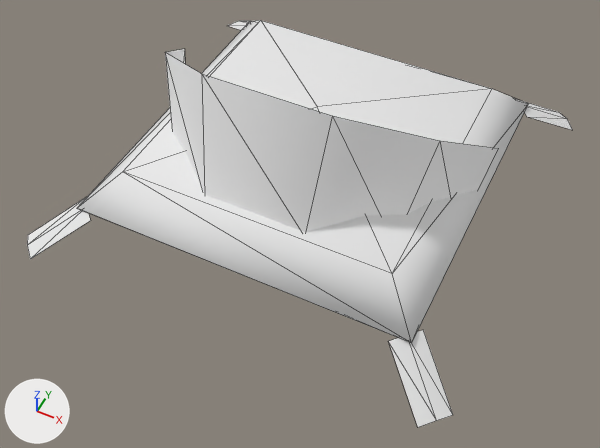
An edit to the glTF model public/3d/item/model__item__room.ofs_5589_0/5589uc_ac_hed0.gltf, drawn before and after from the same camera.
Rendered twice from a 50 mm lens placed at (0.589, -1.261, 1.404), pointed at (0.041, -0.164, 0.032). The lights are fixed; the arrows at lower left show +X, +Y and +Z. The picture after the commit comes second. Mesh edges are drawn as thin lines.

Names of what the first picture shows: '5589uc_ac_hed0'.
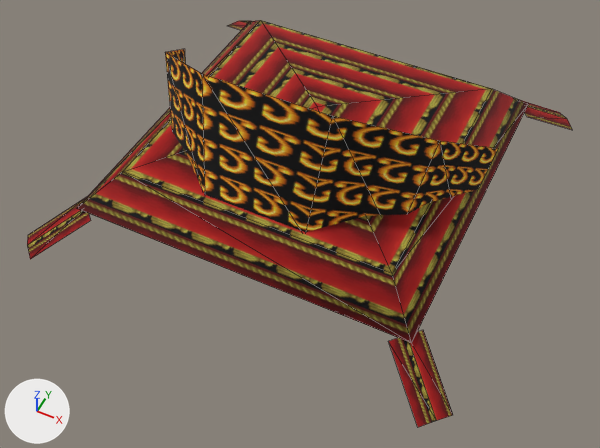
What differs and where, as boxes (x1, y1, x2, y2) in the pictures (600 x 448 px):
'5589uc_ac_hed0', surface changed (darker)
    both: (27, 20, 572, 427)

The change, as a diff of the scene's bpy script:
```diff
--- a/public/3d/item/model__item__room.ofs_5589_0/5589uc_ac_hed0.gltf.py
+++ b/public/3d/item/model__item__room.ofs_5589_0/5589uc_ac_hed0.gltf.py
@@ img_ac_0tia_00 @@
+img_ac_0tia_00 = load_image('ac_0tia_00', '_unpacked/ac_0tia_00', 16, 32, 'sRGB')
@@ img_ucc_mat @@
+img_ucc_mat = load_image('ucc_mat', '_unpacked/ucc_mat', 32, 32, 'sRGB')
@@ mat_ucc_mat @@
 n0 = _N.new('ShaderNodeBsdfPrincipled'); n0.name = 'Principled BSDF'
-n0.inputs[0].default_value = (0.804, 0.804, 0.804, 1.0)  # 'Base Color', white #e8e8e8
 n0.inputs[2].default_value = 1.0  # 'Roughness'
 n1 = _N.new('ShaderNodeOutputMaterial'); n1.name = 'Material Output'
+n2 = _N.new('ShaderNodeMix'); n2.name = 'Mix'
+n2.data_type = 'RGBA'
+n2.blend_type = 'MULTIPLY'
+n2.inputs[0].default_value = 1.0  # 'Factor'
+n2.inputs[7].default_value = (0.804, 0.804, 0.804, 1.0)  # 'B', white #e8e8e8
+n3 = _N.new('ShaderNodeTexImage'); n3.name = 'Image Texture'
+n3.image = img_ucc_mat
 _L.new(n0.outputs[0], n1.inputs[0])  # 'BSDF' to 'Surface'
+_L.new(n2.outputs[2], n0.inputs[0])  # 'Result' to 'Base Color'
+_L.new(n3.outputs[0], n2.inputs[6])  # 'Color' to 'A'
@@ mat_tia_00 @@
 mat_tia_00 = principled_material('tia_00')
-mat_tia_00.base_color = (1.0, 1.0, 1.0)  # white #ffffff
+mat_tia_00.texture = img_ac_0tia_00
 mat_tia_00.roughness = 1.0
```
